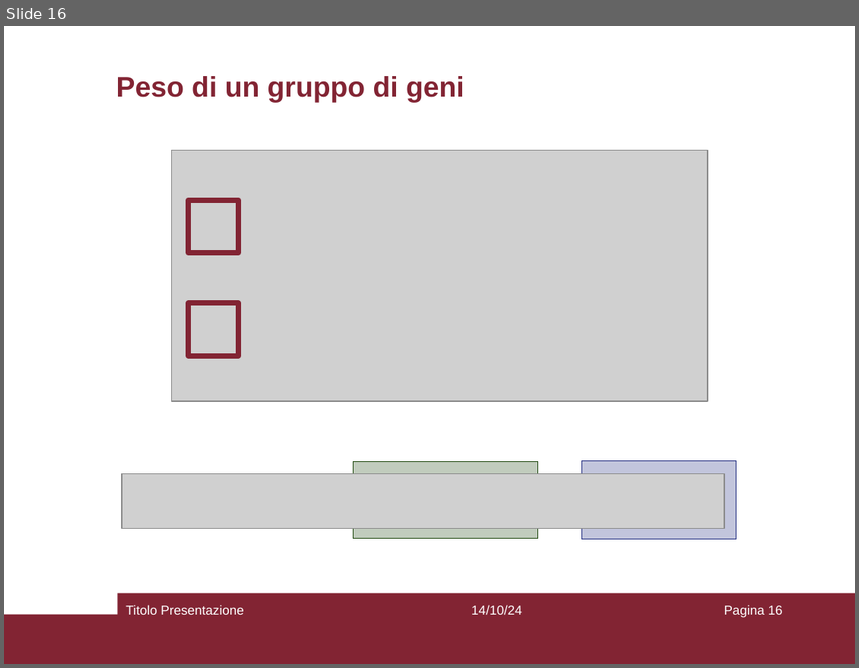
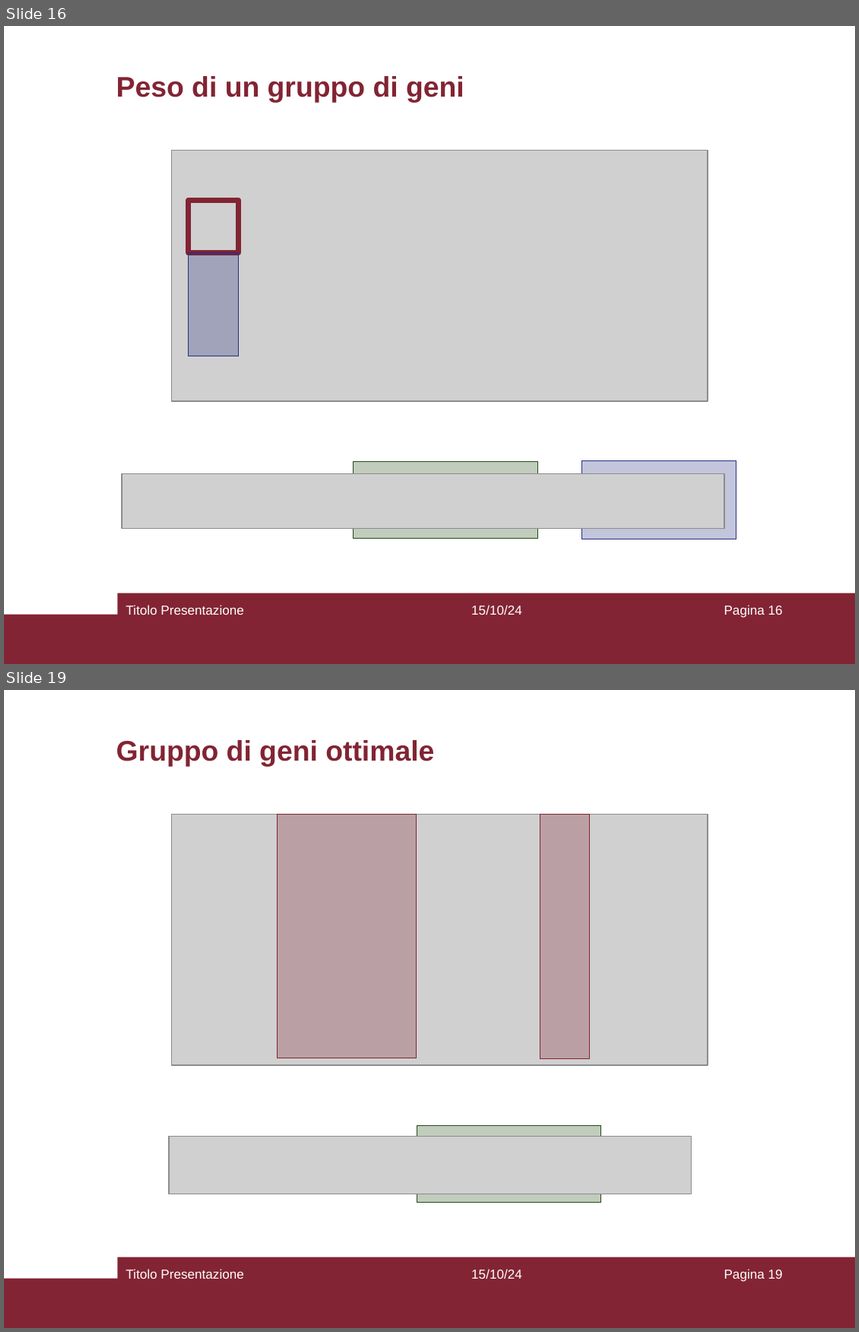
Before and after one commit to aflaag/bsc-thesis, a slide deck: presentation/slides.odp. Shown one above the other, each under a label of ours: slide 16 before the commit, slides 16 and 19 after it; the slides between them are not shown. The pictures are 859x668 and 859x1332 pixels, drawn with LibreOffice and Linux fonts; fonts in the diff are those of the drawing; grey boxes stand for pictures. Boxes give left, top, right and bottom in pixels: in the first picture for what was removed or moved away, otherwise in the second. Text is boxed around its words. In the diff, an @@ line names an element or a change of style, - is before the commit and + after.

```diff
--- a/presentation/slides.odp
+++ b/presentation/slides.odp
@@ slide 19 added at <box>4,690,855,1328</box>, background #FFFFFF; not listed: 2 template elements that a slide beside it also shows @@
@@ title added at <box>116,740,434,766</box>, 24 pt, text #822433, bold @@
+Gruppo di geni ottimale
@@ picture added at <box>172,815,708,1065</box> @@
@@ rectangle added at <box>278,815,417,1059</box>, fill #822433 at 28% opacity, outline #822433 0 pt @@
@@ rectangle added at <box>541,815,591,1059</box>, fill #822433 at 28% opacity, outline #822433 0 pt @@
@@ picture added at <box>169,1137,692,1195</box> @@
@@ rectangle added at <box>417,1125,601,1202</box>, fill #224B12 at 28% opacity, outline #224B12 0 pt @@
@@ text added at <box>126,1269,244,1279</box>, 11 pt, text #FFFFFF @@
+Titolo Presentazione
@@ text added at <box>471,1269,522,1279</box>, 11 pt, text #FFFFFF @@
+15/10/24
@@ page number added at <box>724,1269,783,1282</box>, 11 pt, text #FFFFFF @@
+Pagina 19
@@ slide 16 changed as well @@
@@ rectangle: place and size @@
-rectangle at <box>189,303,239,357</box>
+rectangle at <box>189,253,239,357</box>
@@ rectangle at <box>189,253,239,357</box>: fill none to #242F82 at 28% opacity; outline #822433 4.51 pt to #242F82 0 pt @@
@@ text at <box>471,605,522,615</box>: text changed @@
-14/10/24
+15/10/24
```
Also in this commit, not shown: 14 other slides changed, 4 other slides added, 4 other files.
